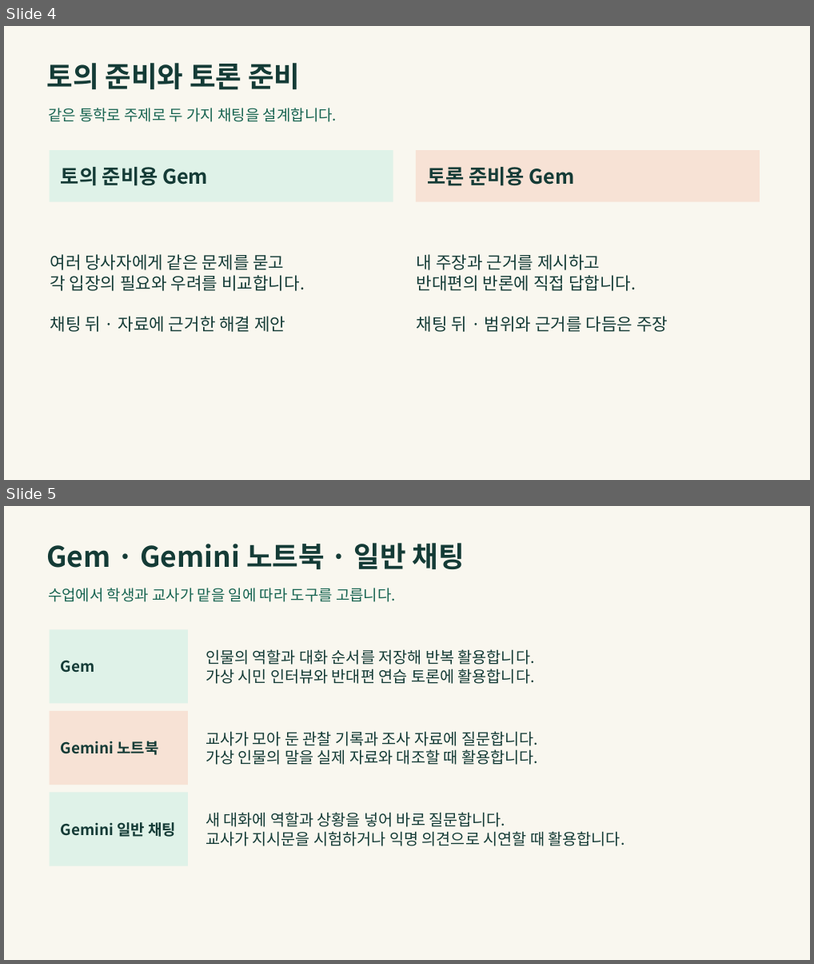
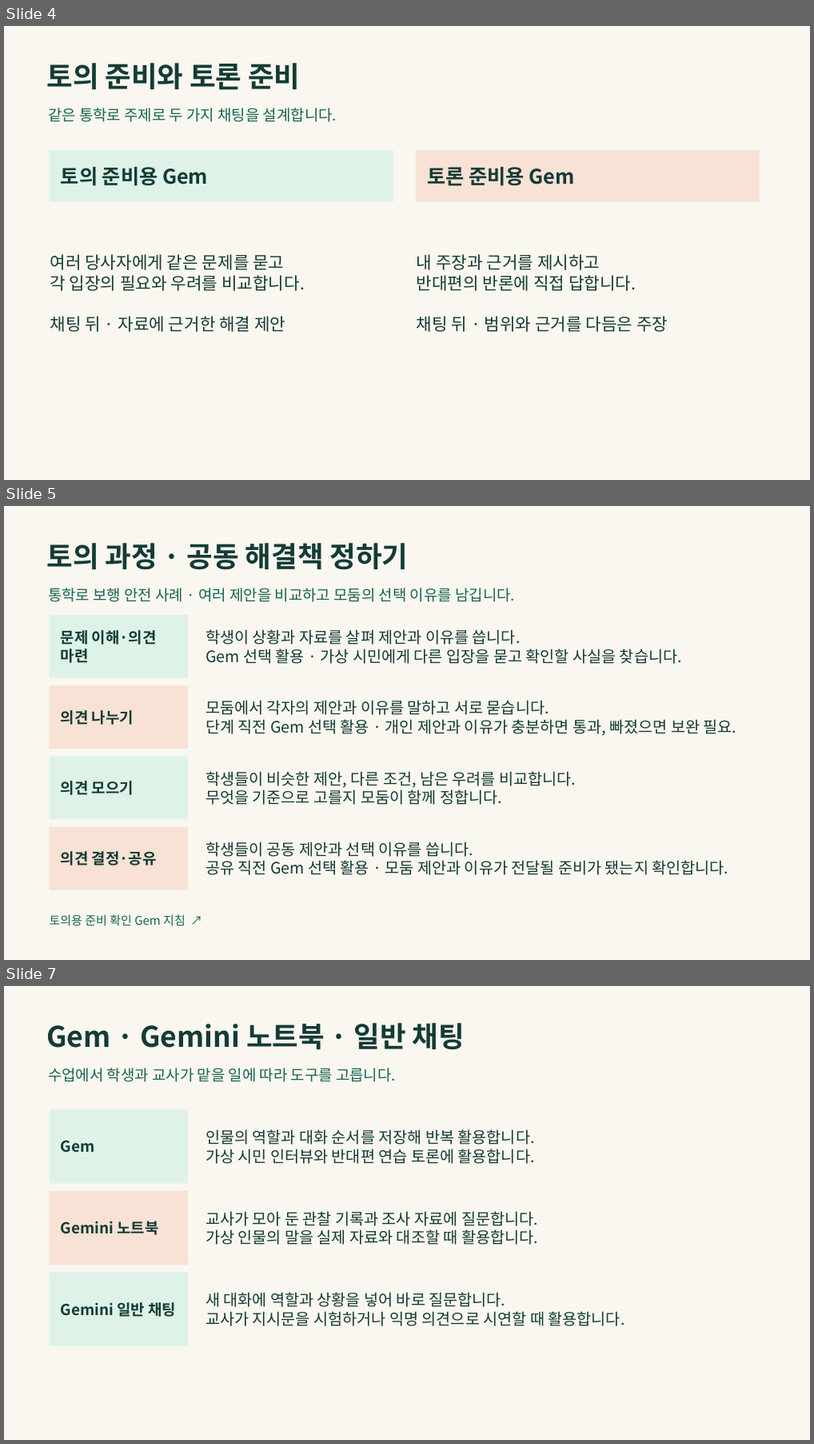
Before and after one commit to LUCKYBRIDGE/gemini-discussion, a slide deck: output/gemini-discussion.pptx. Shown one above the other, each under a label of ours: slides 4 and 5 before the commit, slides 4, 5 and 7 after it; the slides between them are not shown. The pictures are 814x964 and 814x1444 pixels, drawn with LibreOffice and Linux fonts; fonts in the diff are those of the drawing. Boxes give left, top, right and bottom in pixels: in the first picture for what was removed or moved away, otherwise in the second. Text is boxed around its words. In the diff, an @@ line names an element or a change of style, - is before the commit and + after.

```diff
--- a/output/gemini-discussion.pptx
+++ b/output/gemini-discussion.pptx
@@ slide 5 added at box(4, 506, 810, 960), background #F9F7EF @@
@@ text added at box(47, 543, 409, 570), 33.8 pt, text #143B36, bold @@
+토의 과정 · 공동 해결책 정하기
@@ text added at box(48, 588, 515, 602), 18 pt, text #176451 @@
+통학로 보행 안전 사례 · 여러 제안을 비교하고 모둠의 선택 이유를 남깁니다.
@@ rectangle added at box(50, 615, 188, 678), fill #DFF2E8, 18 pt, text #143B36, bold @@
+문제 이해·의견 마련
@@ text added at box(206, 629, 682, 664), 18.8 pt, text #143B36 @@
+학생이 상황과 자료를 살펴 제안과 이유를 씁니다.
+Gem 선택 활용 · 가상 시민에게 다른 입장을 묻고 확인할 사실을 찾습니다.
@@ rectangle added at box(50, 686, 188, 748), fill #F7E2D5, 18 pt, text #143B36, bold @@
+의견 나누기
@@ text added at box(206, 700, 738, 736), 18.8 pt, text #143B36 @@
+모둠에서 각자의 제안과 이유를 말하고 서로 묻습니다.
+단계 직전 Gem 선택 활용 · 개인 제안과 이유가 충분하면 통과, 빠졌으면 보완 필요.
@@ rectangle added at box(50, 756, 188, 820), fill #DFF2E8, 18 pt, text #143B36, bold @@
+의견 모으기
@@ text added at box(206, 771, 576, 804), 18.8 pt, text #143B36 @@
+학생들이 비슷한 제안, 다른 조건, 남은 우려를 비교합니다.
+무엇을 기준으로 고를지 모둠이 함께 정합니다.
@@ rectangle added at box(50, 827, 188, 889), fill #F7E2D5, 18 pt, text #143B36, bold @@
+의견 결정·공유
@@ text added at box(206, 841, 730, 875), 18.8 pt, text #143B36 @@
+학생들이 공동 제안과 선택 이유를 씁니다.
+공유 직전 Gem 선택 활용 · 모둠 제안과 이유가 전달될 준비가 됐는지 확인합니다.
@@ text added at box(50, 914, 186, 926), 14.2 pt, text #176451 @@
+토의용 준비 확인 Gem 지침 ↗
@@ what was slide 5 is now slide 7 @@
```
Also in this commit, not shown: 1 other slide added, 2 other files.
